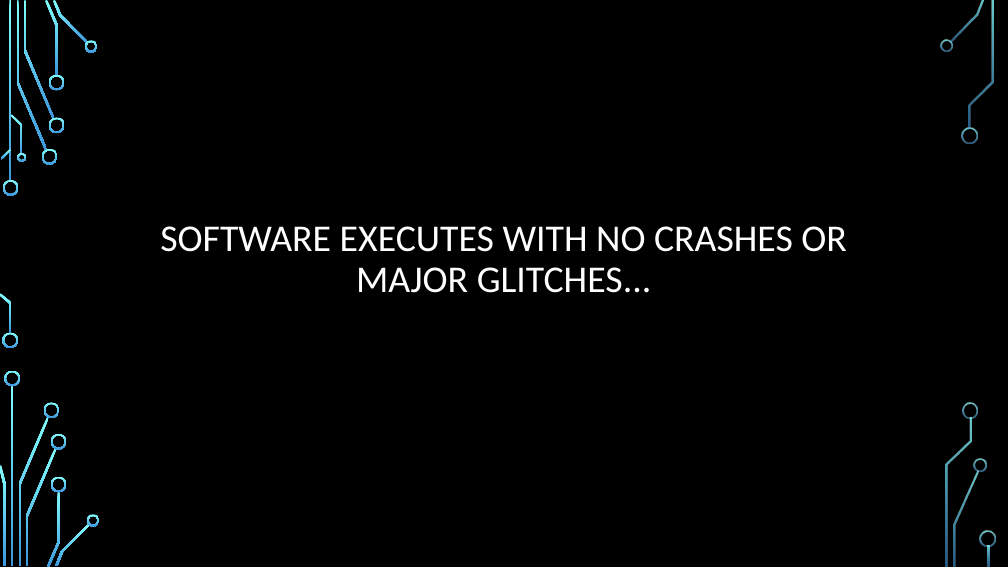
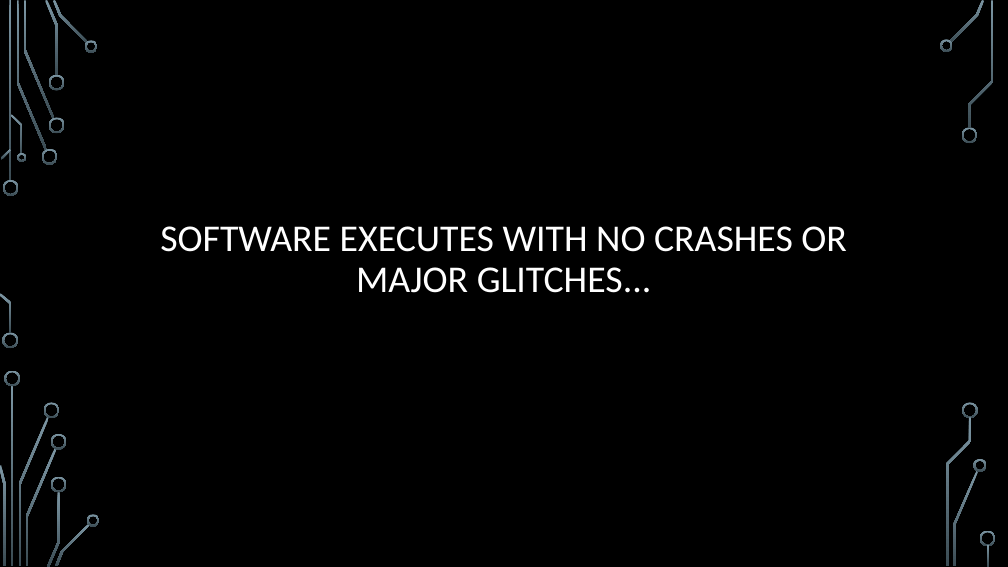
Before and after one commit to MatthewFletcher/CS321-Project, a slide deck: slide 19 of Planning/JavaProjectPresentation.pptx. Drawn at 1008x567 pixels with LibreOffice and Linux fonts; fonts in the diff are those of the drawing; background and template pictures are left out. Boxes give left, top, right and bottom in pixels: in the first picture for what was removed or moved away, otherwise in the second. Text is boxed around its words. In the diff, an @@ line names an element or a change of style, - is before the commit and + after.

```diff
--- a/Planning/JavaProjectPresentation.pptx
+++ b/Planning/JavaProjectPresentation.pptx
@@ fill gradient #82FFFF to #3D97DE to gradient #7C96A3 to #3B4C54 in 36 elements at bbox=[3, 180, 19, 196], bbox=[2, 333, 18, 349], bbox=[17, 1, 47, 150], bbox=[42, 149, 57, 165], bbox=[23, 1, 54, 119], bbox=[45, 0, 58, 76], bbox=[48, 117, 64, 133], bbox=[48, 75, 64, 91], bbox=[53, 0, 88, 44], bbox=[85, 40, 98, 52], bbox=[1, 149, 11, 160], bbox=[0, 293, 11, 333], bbox=[11, 114, 23, 154], bbox=[17, 153, 26, 162], bbox=[11, 386, 14, 566], bbox=[18, 417, 48, 566], bbox=[5, 371, 20, 386], bbox=[0, 465, 5, 566], bbox=[44, 402, 60, 418], bbox=[26, 448, 57, 566], bbox=[47, 492, 60, 567], bbox=[51, 434, 67, 450], bbox=[51, 476, 67, 492], bbox=[55, 523, 90, 566], bbox=[87, 514, 100, 526], bbox=[950, 0, 985, 42], bbox=[940, 39, 953, 52], bbox=[962, 127, 978, 143], bbox=[954, 471, 979, 566], bbox=[974, 459, 987, 472], bbox=[969, 1, 994, 129], bbox=[963, 402, 979, 418], bbox=[946, 417, 972, 566], bbox=[980, 531, 996, 547], bbox=[988, 545, 990, 566], bbox=[9, 1, 11, 181] @@
```
Also in this commit, not shown: 18 other slides changed.
